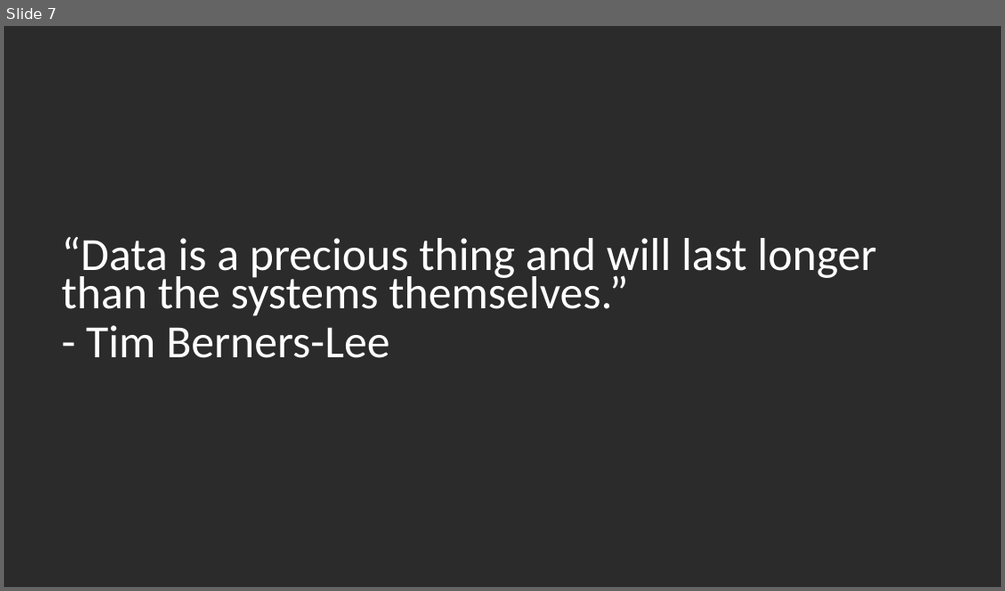
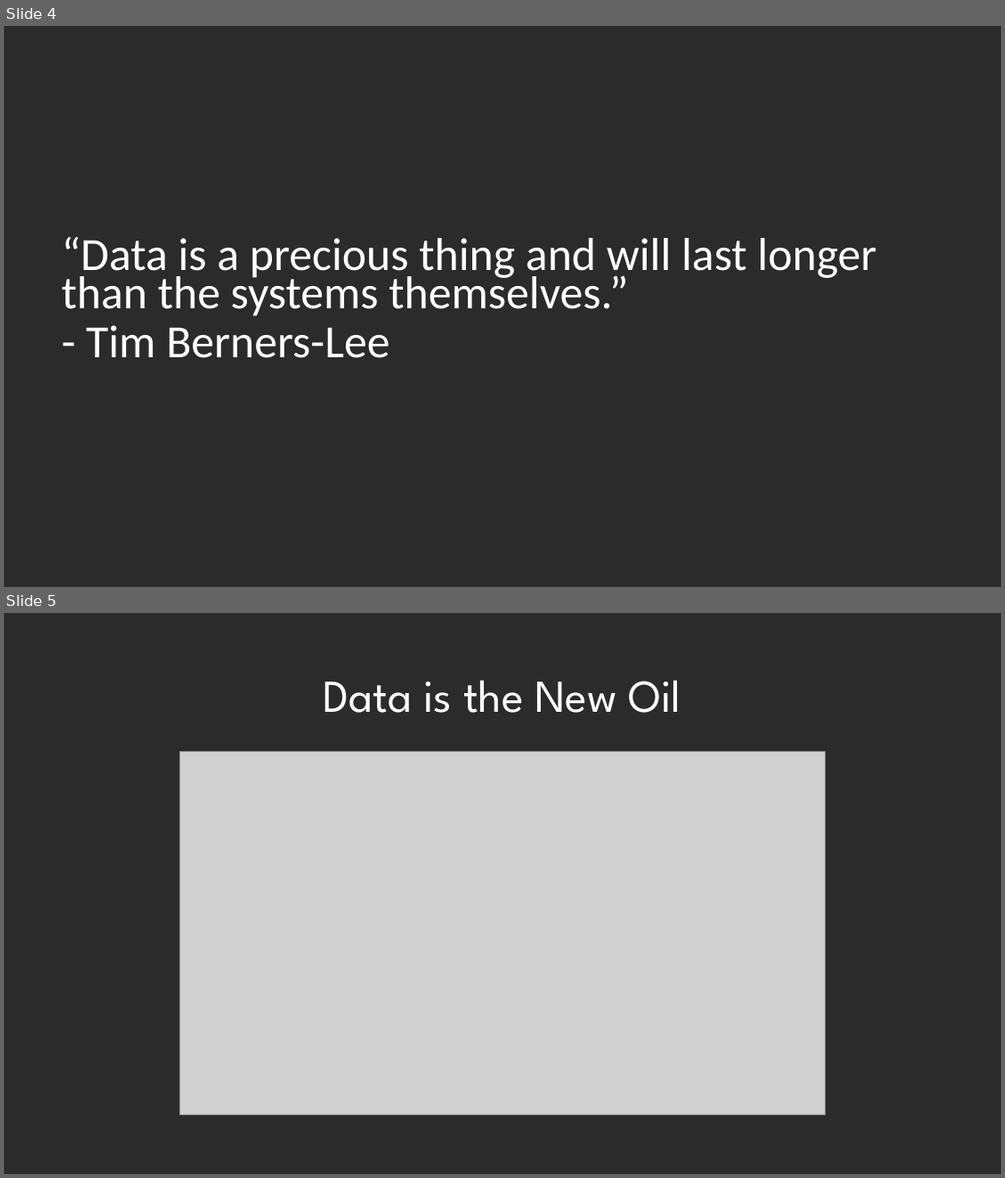
Before and after one commit to DustinEwers/r-talk-demos, a slide deck: slides/r_slides.pptx. Shown one above the other, each under a label of ours: slide 7 before the commit, slides 4 and 5 after it. The pictures are 1005x591 and 1005x1178 pixels, drawn with LibreOffice and Linux fonts; fonts in the diff are those of the drawing; grey boxes stand for pictures; background and template pictures are left out; a plain dark background stands for a picture behind light text. Boxes give left, top, right and bottom in pixels: in the first picture for what was removed or moved away, otherwise in the second. Text is boxed around its words. In the diff, an @@ line names an element or a change of style, - is before the commit and + after.

```diff
--- a/slides/r_slides.pptx
+++ b/slides/r_slides.pptx
@@ slide 5 added at (x1=4, y1=613, x2=1001, y2=1174), background picture (left out) @@
@@ title added at (x1=324, y1=680, x2=680, y2=713), 44 pt, text #FFFFFF @@
+Data is the New Oil
@@ picture added at (x1=179, y1=751, x2=825, y2=1115) @@
@@ what was slide 7 is now slide 4 @@
```
Also in this commit, not shown: 9 slides changed, 9 other slides added, 7 slides removed.
